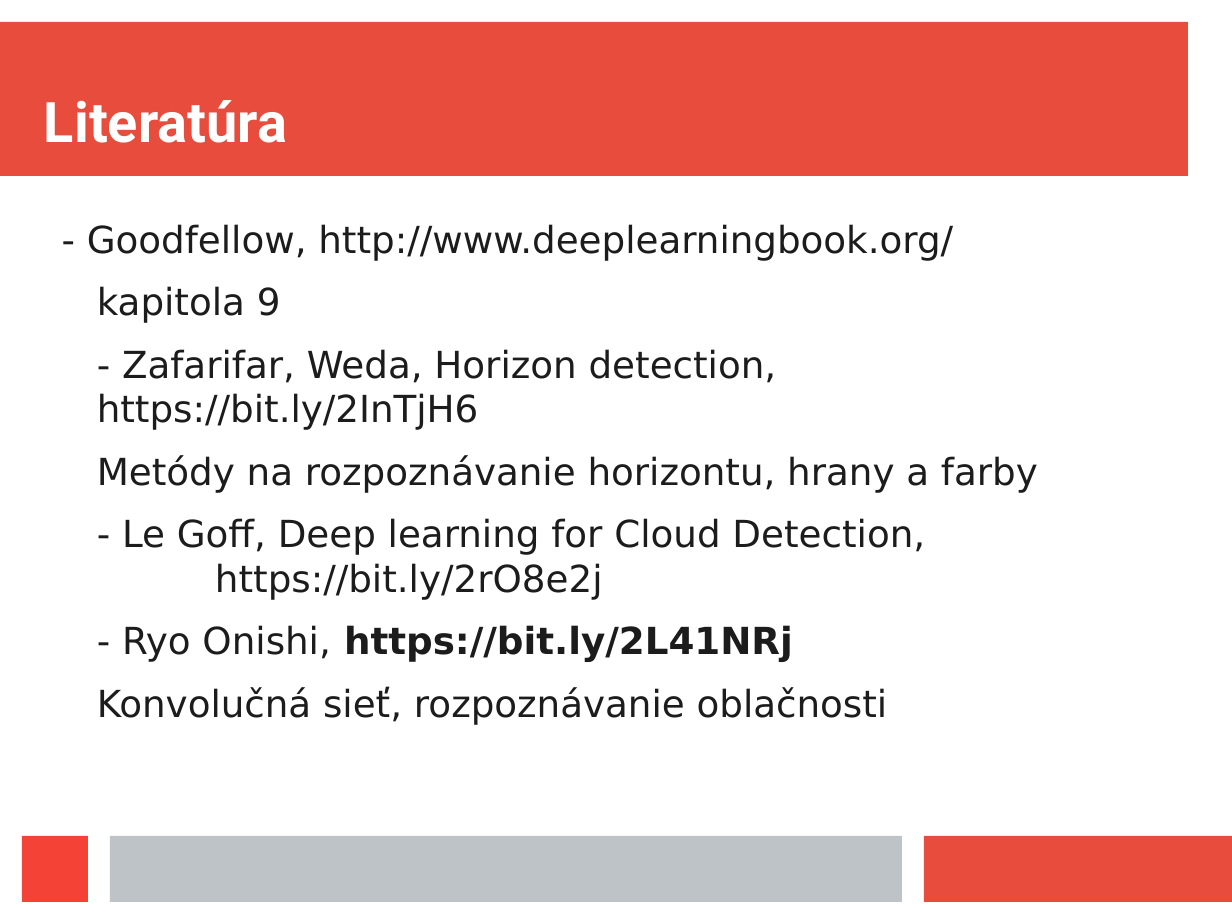
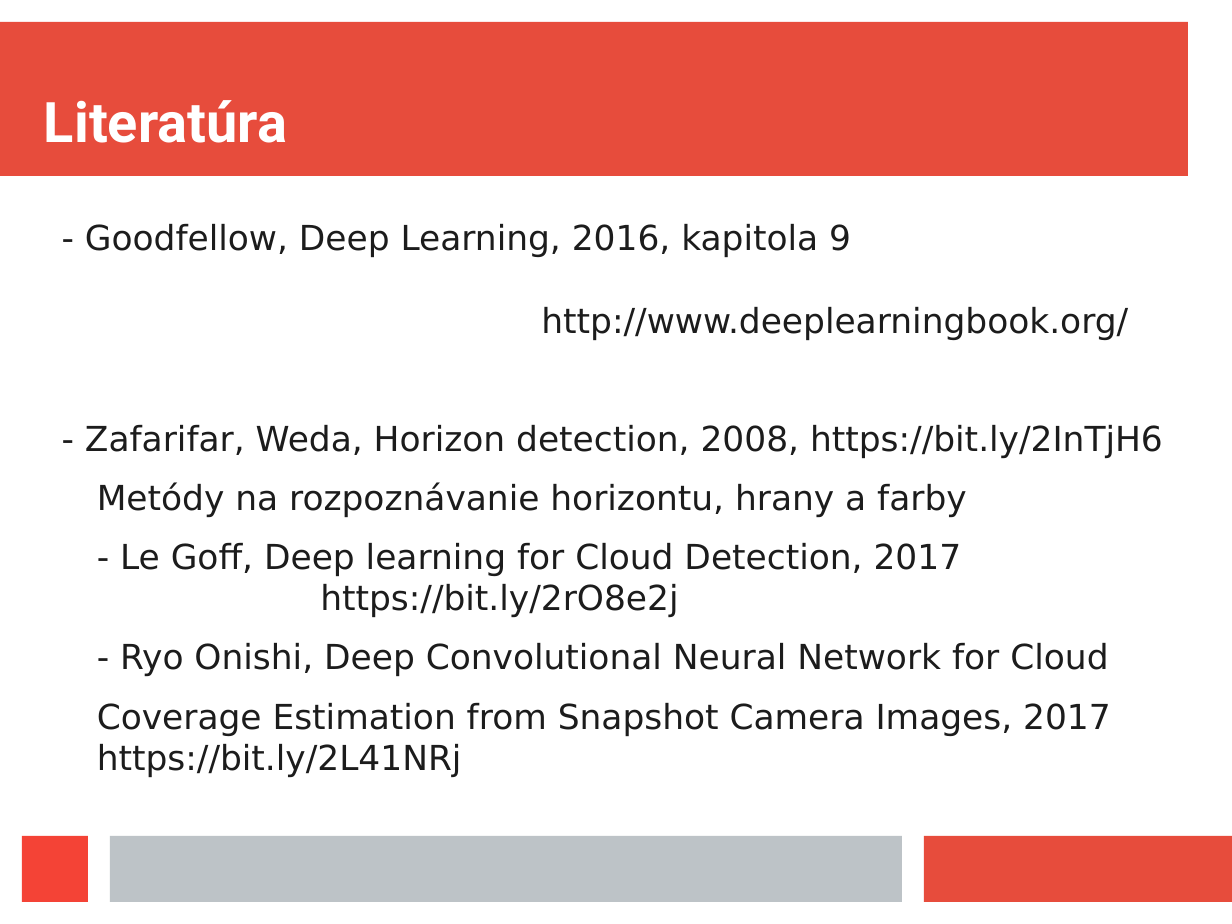
Before and after one commit to jurajmaslej/dipl, a slide deck: slide 12 of prezent.odp (slide 11 before the commit). Drawn at 1232x924 pixels with LibreOffice and Linux fonts; fonts in the diff are those of the drawing. Boxes give left, top, right and bottom in pixels: in the first picture for what was removed or moved away, otherwise in the second. Text is boxed around its words. In the diff, an @@ line names an element or a change of style, - is before the commit and + after.

```diff
--- a/prezent.odp
+++ b/prezent.odp
@@ text at box(85, 224, 1163, 458): text changed; size 24 to 22.2 pt @@
-- Goodfellow, http://www.deeplearningbook.org/
-  kapitola 9
-- Zafarifar, Weda, Horizon detection, https://bit.ly/2InTjH6
+- Goodfellow, Deep Learning, 2016, kapitola 9 http://www.deeplearningbook.org/
+- Zafarifar, Weda, Horizon detection, 2008, https://bit.ly/2InTjH6
@@ text at box(97, 483, 967, 517): size 24 to 22.2 pt in "Metódy na rozpoznávanie horizontu, hrany a farby" @@
@@ text at box(97, 543, 1111, 736): text changed; size 24 to 22.2 pt @@
-- Le Goff, Deep learning for Cloud Detection, https://bit.ly/2rO8e2j
-- Ryo Onishi, https://bit.ly/2L41NRj
-  Konvolučná sieť, rozpoznávanie oblačnosti
+- Le Goff, Deep learning for Cloud Detection, 2017 https://bit.ly/2rO8e2j
+- Ryo Onishi, Deep Convolutional Neural Network for Cloud
+  Coverage Estimation from Snapshot Camera Images, 2017 https://bit.ly/2L41NRj
```
Also in this commit, not shown: 6 other slides changed, 1 slide added, 1 other file.
